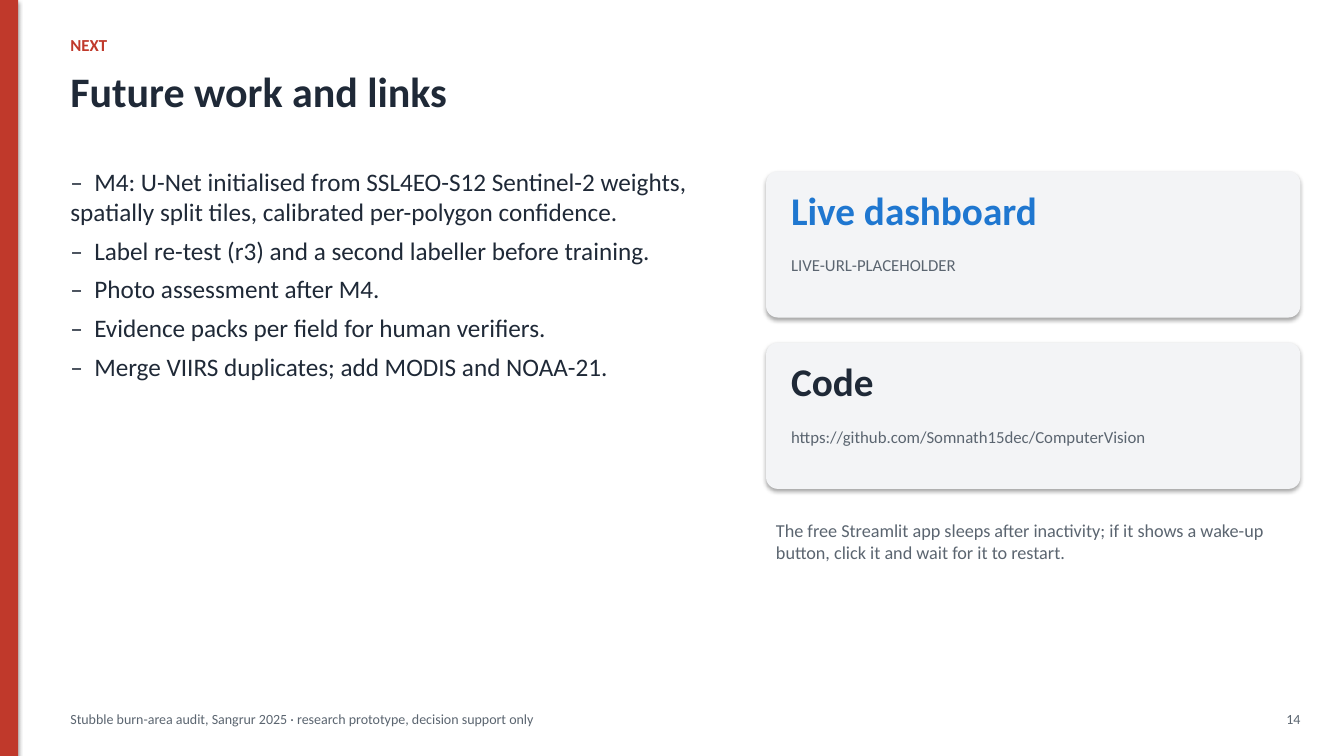
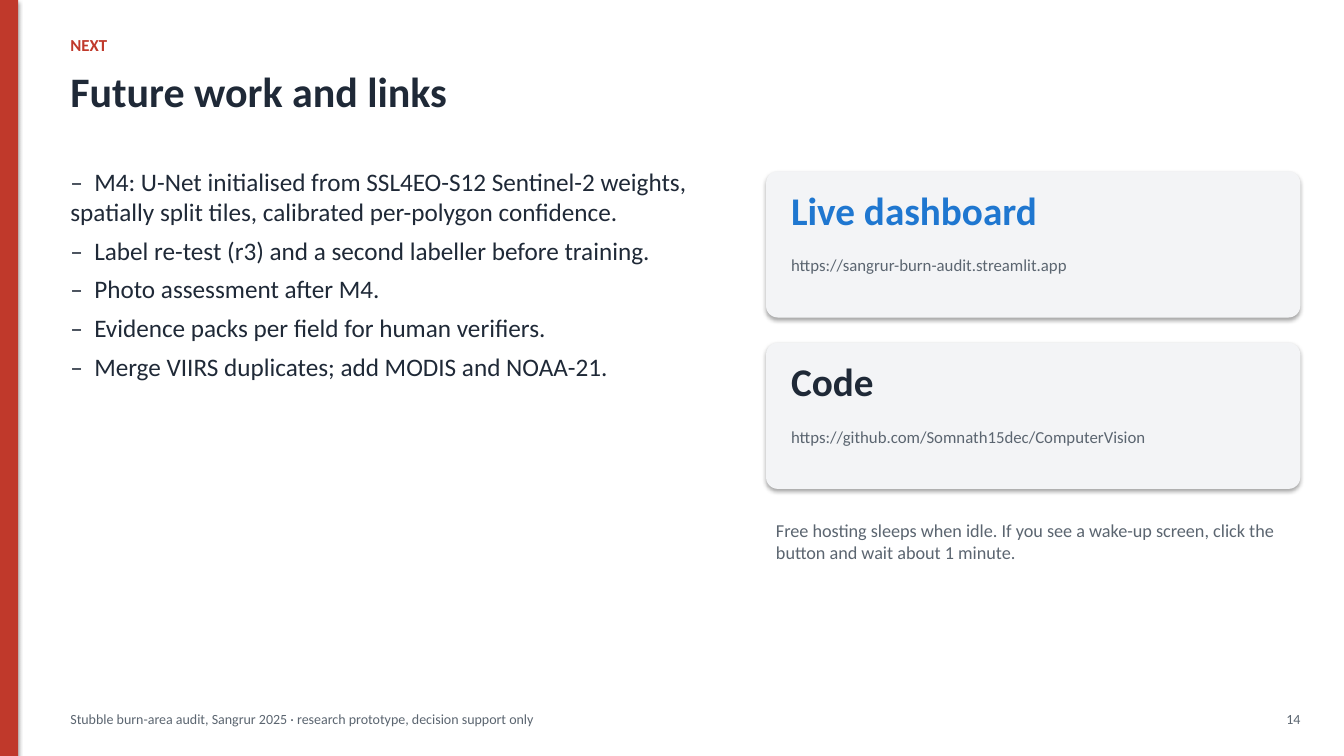
Before and after one commit to Somnath15dec/ComputerVision, a slide deck: slide 14 of reports/final/Stubble_Burn_Audit_PPT.pptx. Drawn at 1344x756 pixels with LibreOffice and Linux fonts; fonts in the diff are those of the drawing. Boxes give left, top, right and bottom in pixels: in the first picture for what was removed or moved away, otherwise in the second. Text is boxed around its words. In the diff, an @@ line names an element or a change of style, - is before the commit and + after.

```diff
--- a/reports/final/Stubble_Burn_Audit_PPT.pptx
+++ b/reports/final/Stubble_Burn_Audit_PPT.pptx
@@ text at bbox=[791, 259, 1066, 274]: text changed @@
-LIVE-URL-PLACEHOLDER
+https://sangrur-burn-audit.streamlit.app
@@ text at bbox=[776, 524, 1274, 559]: text changed @@
-The free Streamlit app sleeps after inactivity; if it shows a wake-up button, click it and wait for it to restart.
+Free hosting sleeps when idle. If you see a wake-up screen, click the button and wait about 1 minute.
```
Also in this commit, not shown: 1 other slide changed, 6 other files.
